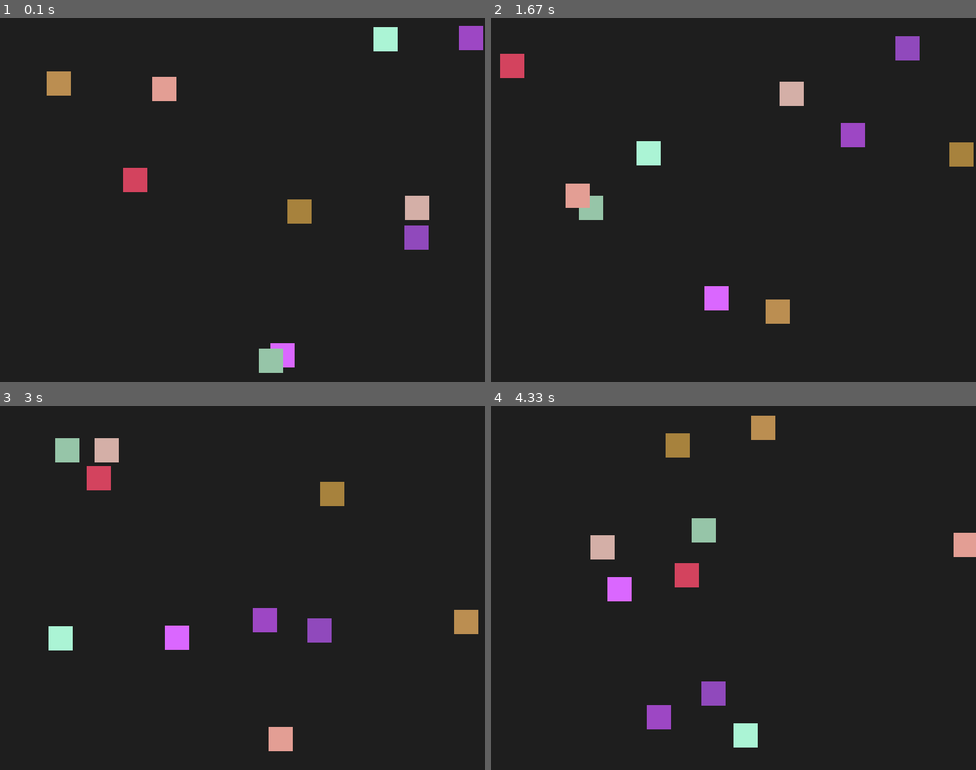
Above: before the commit, frames 1-4 (two rows, left to right).
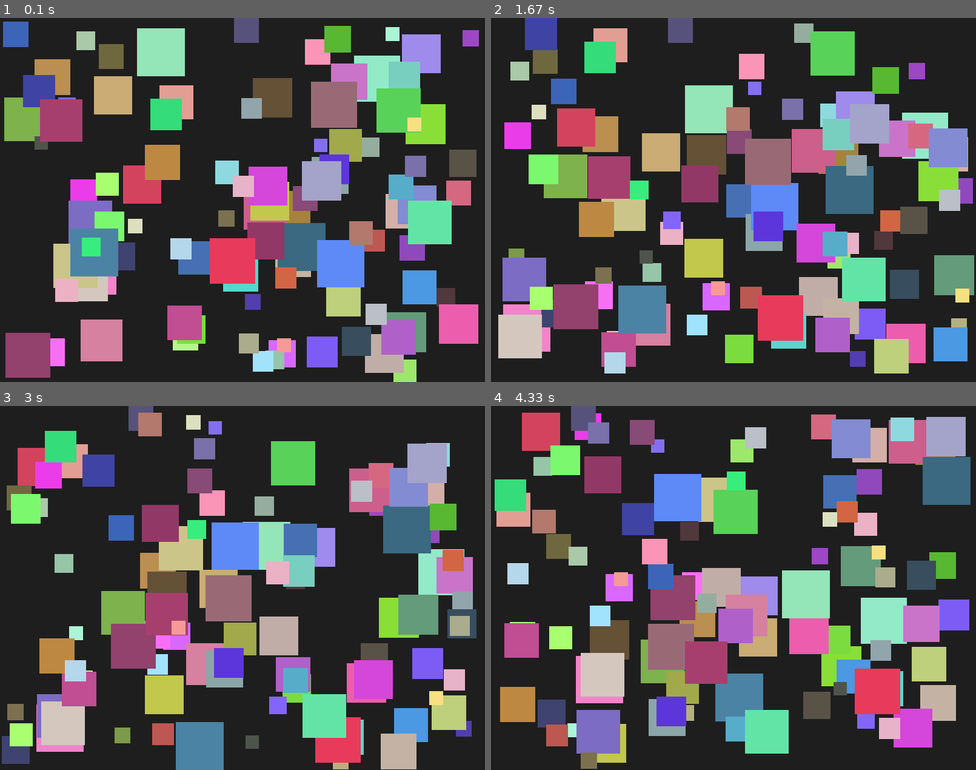
Above: after the commit, the same moments.

Repository: eliotjerusalmi/lab8-pygame
Game: pygame game, started from main.py
Same seed, same stepped clock (60 frames per second), same inputs: the game is played once before the commit and once after it.
Inputs:
- Up to frame 1 (0.1 s): no input
- Up to frame 2 (1.67 s): no input
- Up to frame 3 (3 s): no input
- Up to frame 4 (4.33 s): no input

The runs differ from the first frame. In frame 1, 43% of the frame differs, in the area x 0-100%, y 0-100%; in frame 2, 47%; in frame 3, 43%; in frame 4, 47%.

Commit message:
feat: max speed as a function of size

Diff:
--- a/main.py
+++ b/main.py
@@ -17,19 +17,23 @@
 BACKGROUND_COLOR = (30, 30, 30)
 
 # Square settings
-NUM_SQUARES = 10
-SQUARE_SIZE = 40
-MAX_SPEED = 4
+NUM_SQUARES = 100
+SQUARE_SIZE = 30
+MAX_SPEED = 5
 
 
 class Square:
     def __init__(self):
-        self.size = SQUARE_SIZE
+        self.size = random.randint(20, 80)
+
         self.x = random.randint(0, WIDTH - self.size)
         self.y = random.randint(0, HEIGHT - self.size)
 
-        self.dx = random.choice([-1, 1]) * random.randint(1, MAX_SPEED)
-        self.dy = random.choice([-1, 1]) * random.randint(1, MAX_SPEED)
+
+        speed_factor = max(1, int(80 / self.size))
+
+        self.dx = random.choice([-1, 1]) * random.randint(1, speed_factor)
+        self.dy = random.choice([-1, 1]) * random.randint(1, speed_factor)
 
         self.color = (
             random.randint(50, 255),
@@ -51,7 +55,6 @@
 
     def draw(self, surface):
         pygame.draw.rect(surface, self.color, (self.x, self.y, self.size, self.size))
-
 
 def main():
     squares = [Square() for _ in range(NUM_SQUARES)]
